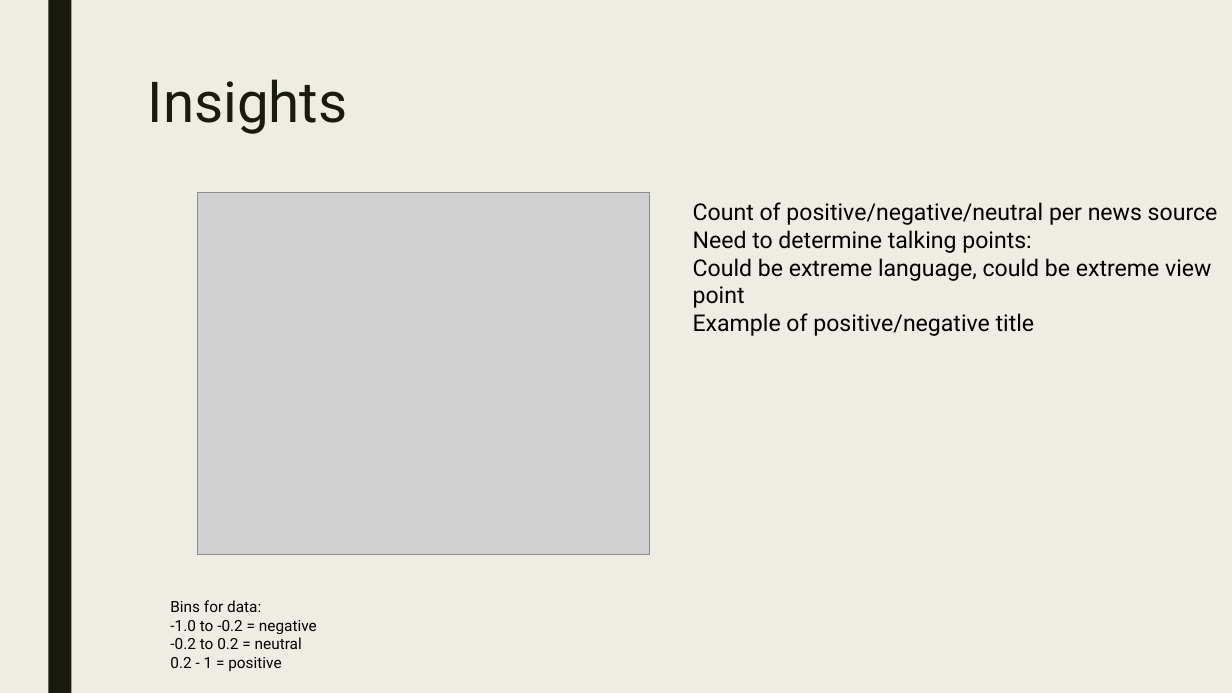
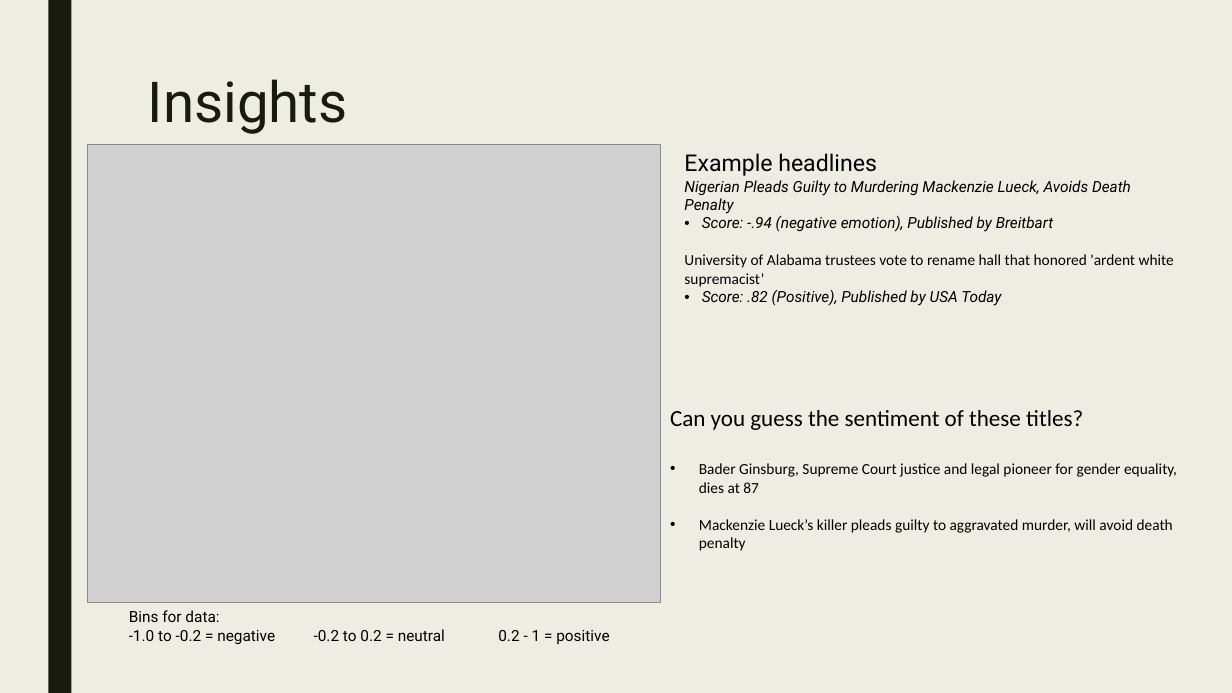
Before and after one commit to James-Ashley/sentiment_analysis, a slide deck: slide 6 of Group_project_deck.pptx. Drawn at 1232x693 pixels with LibreOffice and Linux fonts; fonts in the diff are those of the drawing; grey boxes stand for pictures. Boxes give left, top, right and bottom in pixels: in the first picture for what was removed or moved away, otherwise in the second. Text is boxed around its words. In the diff, an @@ line names an element or a change of style, - is before the commit and + after.

```diff
--- a/Group_project_deck.pptx
+++ b/Group_project_deck.pptx
@@ picture: place and size @@
-picture at (197,193,650,555)
+picture at (88,144,661,603)
@@ text added at (684,153,1174,306), 12 pt, text #000000, italic @@
+Example headlines
+Nigerian Pleads Guilty to Murdering Mackenzie Lueck, Avoids Death Penalty
+• Score: -.94 (negative emotion), Published by Breitbart
+University of Alabama trustees vote to rename hall that honored 'ardent white supremacist’
+• Score: .82 (Positive), Published by USA Today
@@ text removed at (693,202,1218,336) @@
-Count of positive/negative/neutral per news source
-Need to determine talking points:
-Could be extreme language, could be extreme view point
-Example of positive/negative title
@@ text added at (670,410,1177,551), 12 pt, text #000000 @@
+Can you guess the sentiment of these titles?
+• Bader Ginsburg, Supreme Court justice and legal pioneer for gender equality, dies at 87
+• Mackenzie Lueck’s killer pleads guilty to aggravated murder, will avoid death penalty
@@ text "Bins for data:": place and size @@
-text "Bins for data:" at (170,600,317,671)
+text "Bins for data:" at (129,610,609,644)
@@ text at (129,629,609,644): text changed @@
-  -1.0 to -0.2 = negative
-  -0.2 to 0.2 = neutral
-  0.2 - 1 = positive
+  -1.0 to -0.2 = negative -0.2 to 0.2 = neutral 0.2 - 1 = positive
```
Also in this commit, not shown: 4 other slides changed, 4 slides added, 3 slides removed.
